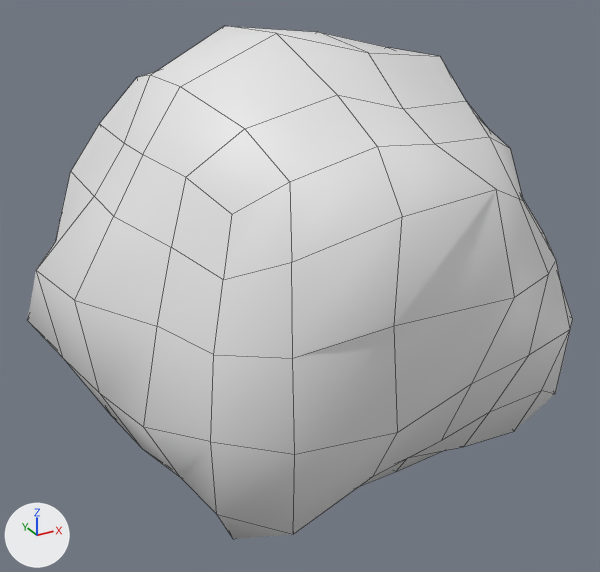
Before and after pictures for a commit that changed the FBX model 2nd prototype/Assets/Art/Level/Models/Rocks/Rock3.FBX.
Camera for both pictures: a camera (50 mm lens) standing at (-1.169, -2.088, 1.636) and looking at (-0.022, -0.003, 0.594). The lights are fixed; the arrows at lower left show +X, +Y and +Z. Mesh edges are drawn as thin lines.

Before the edit, the objects in view are built like this:
```python
me_mesh = bpy.data.meshes.new('Mesh')
me_mesh.from_pydata(...)  # 152 vertices, 150 faces; spans x -1.22..1.33, y -1.21..1.17, z -0.17..2.15
ob_rock3 = bpy.data.objects.new('rock3', me_mesh)
ob_rock3.location = (0.0, 0.0, 0.0)
ob_rock3.scale = (0.644, 0.644, 0.644)
```
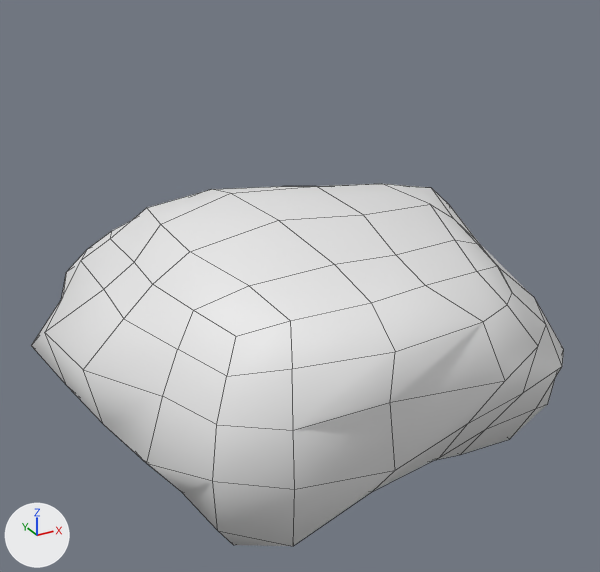
Commit message: new rocks

Where the change shows, as pixel boxes (x1, y1, x2, y2) in the pictures (600 x 572 px):
'rock3', reshaped, rescaled (29% shorter)
    before: (27, 26, 573, 539)
    after: (31, 184, 564, 546)

The change, as a diff of the scene's bpy script:
```diff
--- a/2nd prototype/Assets/Art/Level/Models/Rocks/Rock3.FBX.py
+++ b/2nd prototype/Assets/Art/Level/Models/Rocks/Rock3.FBX.py
@@ me_mesh @@
 # used by ob_rock3; location = (0.0, 0.0, 0.0); scale = (0.644, 0.644, 0.644)
-me_mesh.from_pydata(...)  # 152 vertices, 150 faces; spans x -1.22..1.33, y -1.21..1.17, z -0.17..2.15
+me_mesh.from_pydata(...)  # 152 vertices, 150 faces; spans x -30.86..32.02, y -30.7..29.69, z -4.2..35.35
+# me_mesh part 1: 152 of 152 vertices moved; they spanned x -1.22..1.33, y -1.21..1.17, z -0.17..2.15 and now span x -30.86..32.02, y -30.7..29.69, z -4.2..35.35; mean shift (-0.96, -0.73, 16.97); largest move (-0.26, -1.12, 1.64) -> (-6.57, -28.27, 28.91)
@@ ob_rock3 @@
 ob_rock3.location = (0.0, 0.0, 0.0)
-ob_rock3.scale = (0.644, 0.644, 0.644)
+ob_rock3.scale = (0.0254, 0.0254, 0.0254)
```
